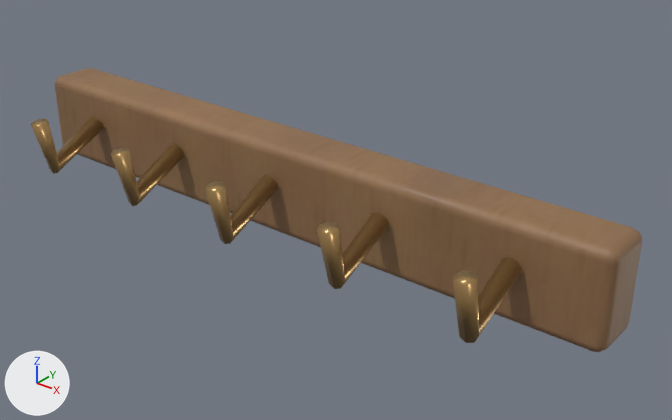
Two versions of the glTF model public/models/coat_rack.glb, one commit apart.
Before and after are seen from a 50 mm camera at (0.536, -0.604, 0.561) aimed at (0.056, -0.003, 0.188). The lights are fixed; the arrows at lower left show +X, +Y and +Z. The older version comes first. Where no turn or scale is listed for an object, it has been applied to the vertices.

Before the edit, the objects in view are built like this:
```python
me_brass_hook = bpy.data.meshes.new('Brass hook')
me_brass_hook.from_pydata(...)  # 120 vertices, 220 faces; spans x -0.259..0.259, y -0.041..0.041, z -0.03..0.03
me_brass_hook.materials.append(mat_atelier___satin_brass)  # orange #b89561
me_cube_259 = bpy.data.meshes.new('Cube.259')
me_cube_259.from_pydata(...)  # 96 vertices, 188 faces; spans x -0.33..0.33, y -0.028..0.028, z -0.045..0.045
me_cube_259.materials.append(mat_atelier___smoked_oak)
ob_coat_rack___atelier___satin_brass = bpy.data.objects.new('coat_rack / Atelier / satin brass', me_brass_hook)
ob_coat_rack___atelier___satin_brass.location = (0.0, -0.0674, 0.2016)
ob_coat_rack___atelier___smoked_oak = bpy.data.objects.new('coat_rack / Atelier / smoked oak', me_cube_259)
ob_coat_rack___atelier___smoked_oak.location = (0.0, 0.0, 0.2)
```
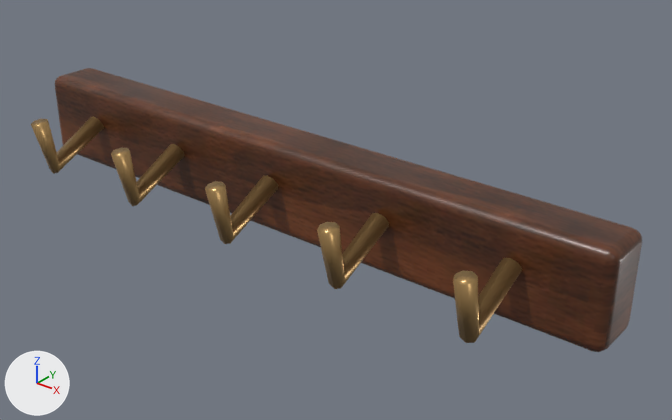
Pixel boxes [x1, y1, x2, y2] of what changed, in the pictures (672 x 420 px):
'coat_rack / Atelier / smoked oak', recoloured (darker): [55, 68, 642, 352] in both

What changed in the scene script:
```text
Add img_asset_texture_424e24bb02e3db08a97872ef88c11e9199dd77613638474e8142dd151f104e01:
    img_asset_texture_424e24bb02e3db08a97872ef88c11e9199dd77613638474e8142dd151f104e01 = load_image('asset-texture-424e24bb02e3db08a97872ef88c11e9199dd77613638474e8142dd151f104e01', '_unpacked/asset-texture-424e24bb02e3db08a97872ef88c11e9199dd77613638474e8142dd151f104e01', 512, 512, 'Non-Color')
Add img_asset_texture_9e565bbf94af6ae42caf8a5cce3c05e85eee00d5feb229499b404e45354df3a6:
    img_asset_texture_9e565bbf94af6ae42caf8a5cce3c05e85eee00d5feb229499b404e45354df3a6 = load_image('asset-texture-9e565bbf94af6ae42caf8a5cce3c05e85eee00d5feb229499b404e45354df3a6', '_unpacked/asset-texture-9e565bbf94af6ae42caf8a5cce3c05e85eee00d5feb229499b404e45354df3a6', 512, 512, 'Non-Color')
Add img_asset_texture_eea858157f150d2b5ee36e56b420ed75e2ec74f3057d855829c79200306e33c5:
    img_asset_texture_eea858157f150d2b5ee36e56b420ed75e2ec74f3057d855829c79200306e33c5 = load_image('asset-texture-eea858157f150d2b5ee36e56b420ed75e2ec74f3057d855829c79200306e33c5', '_unpacked/asset-texture-eea858157f150d2b5ee36e56b420ed75e2ec74f3057d855829c79200306e33c5', 512, 512, 'sRGB')
Add mat_architectural___walnut:
    mat_architectural___walnut = bpy.data.materials.new('Architectural / walnut')
    # uses the picture img_asset_texture_424e24bb02e3db08a97872ef88c11e9199dd77613638474e8142dd151f104e01
    # uses the picture img_asset_texture_9e565bbf94af6ae42caf8a5cce3c05e85eee00d5feb229499b404e45354df3a6
    # uses the picture img_asset_texture_eea858157f150d2b5ee36e56b420ed75e2ec74f3057d855829c79200306e33c5
Change me_cube_259:
    where me_cube_259.from_pydata(...)  # 96 vertices, 188 faces; spans x -0.33..0.33, y -0.028..0.028, z -0.045..0.045
    remove me_cube_259.materials.append(mat_atelier___smoked_oak)
    add me_cube_259.materials.append(mat_architectural___walnut)
```
